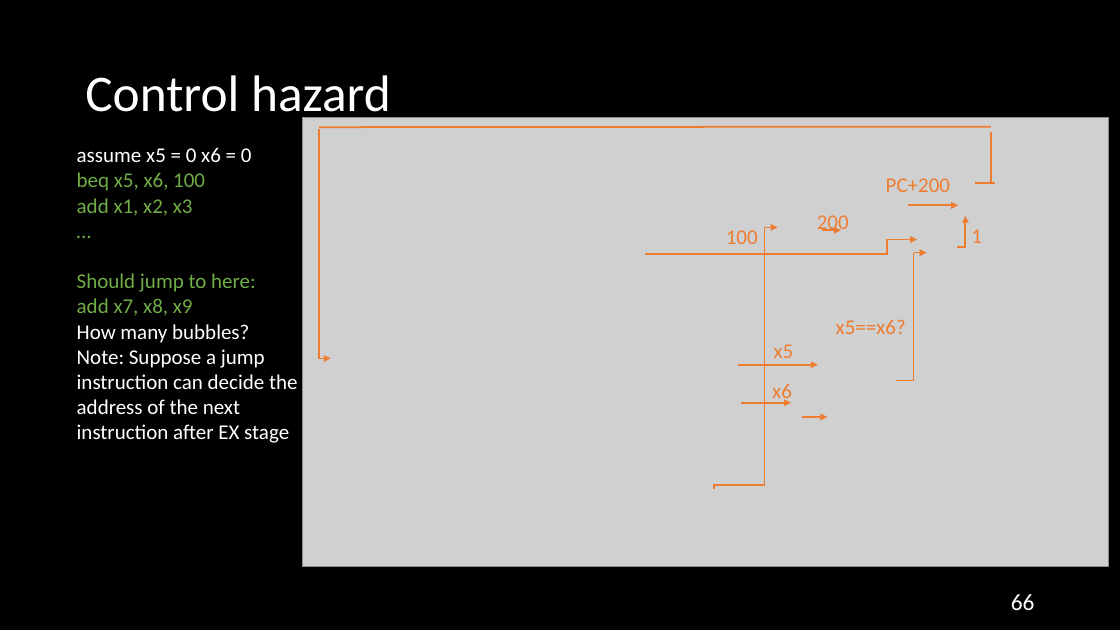
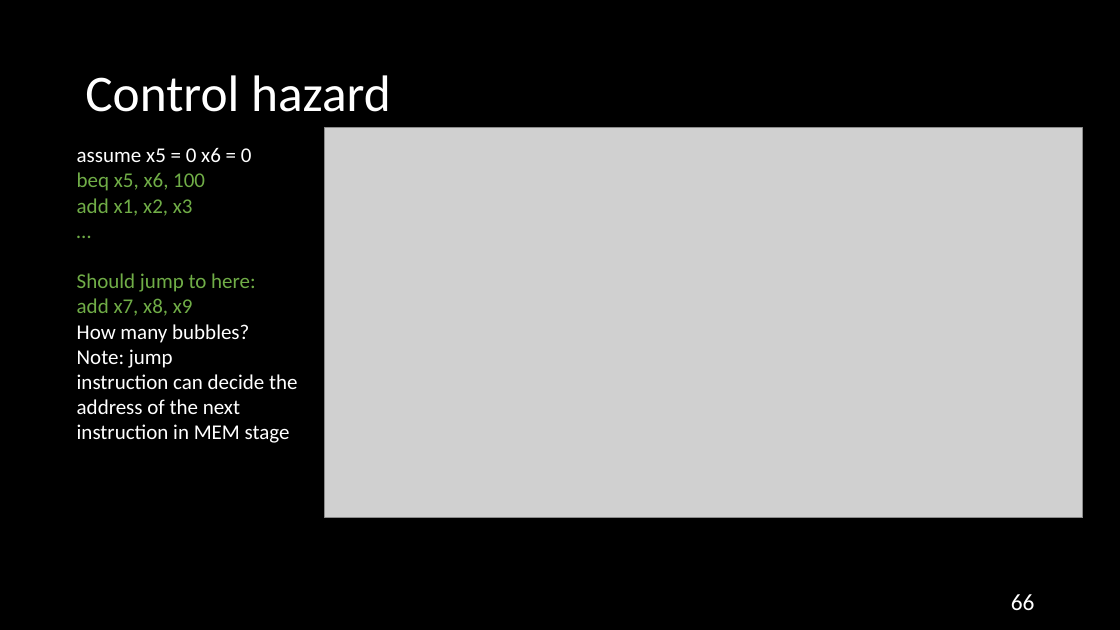
Before and after one commit to NYU-CSO/nyu-cso.github.io, a slide deck: slide 66 of rec-notes/r14.pptx. Drawn at 1120x630 pixels with LibreOffice and Linux fonts; fonts in the diff are those of the drawing; grey boxes stand for pictures. Boxes give left, top, right and bottom in pixels: in the first picture for what was removed or moved away, otherwise in the second. Text is boxed around its words. In the diff, an @@ line names an element or a change of style, - is before the commit and + after.

Commit message:
update r14 slides

```diff
--- a/rec-notes/r14.pptx
+++ b/rec-notes/r14.pptx
@@ line removed from (319, 127) to (991, 127) @@
@@ elbow arrow removed from (319, 129) to (331, 358) @@
@@ picture: place and size @@
-picture at (302,118,1109,567)
+picture at (325,128,1084,518)
@@ line removed from (991, 182) to (991, 132) @@
@@ text removed at (886,178,950,192) @@
-PC+200
@@ arrow removed from (908, 206) to (959, 206) @@
@@ line removed from (975, 183) to (995, 183) @@
@@ elbow arrow removed from (645, 254) to (918, 239) @@
@@ elbow line removed from (714, 489) to (765, 228) @@
@@ text removed at (726,230,758,244) @@
-100
@@ arrow removed from (765, 228) to (778, 228) @@
@@ text removed at (817,215,849,234) @@
-200
@@ arrow removed from (822, 230) to (841, 230) @@
@@ elbow arrow removed from (959, 246) to (965, 216) @@
@@ text removed at (971,229,982,243) @@
-1
@@ elbow line removed from (897, 381) to (914, 253) @@
@@ arrow removed from (914, 253) to (927, 253) @@
@@ text removed at (836,319,906,334) @@
-x5==x6?
@@ text at (77,349,297,443): text changed @@
-Note: Suppose a jump
-instruction can decide the
-address of the next
-instruction after EX stage
+Note: jump
+instruction can decide the
+address of the next
+instruction in MEM stage
@@ text removed at (774,344,794,358) @@
-x5
@@ arrow removed from (739, 365) to (818, 365) @@
@@ text removed at (772,384,792,405) @@
-x6
@@ arrow removed from (741, 402) to (791, 402) @@
@@ arrow removed from (802, 417) to (828, 417) @@
```
Also in this commit, not shown: 11 other slides changed, 1 other file.
